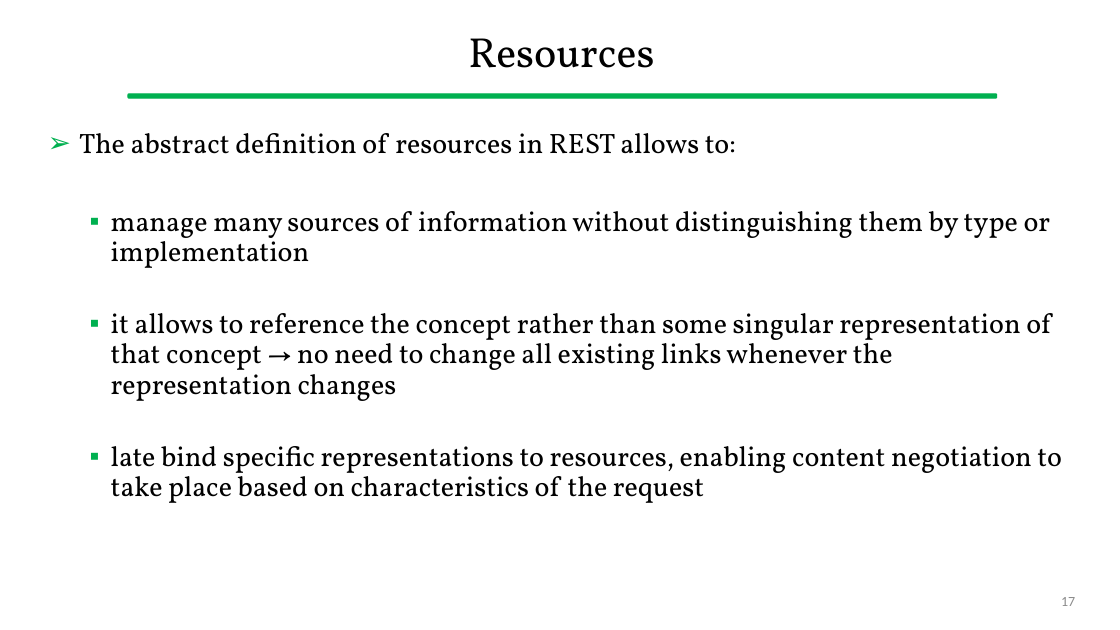
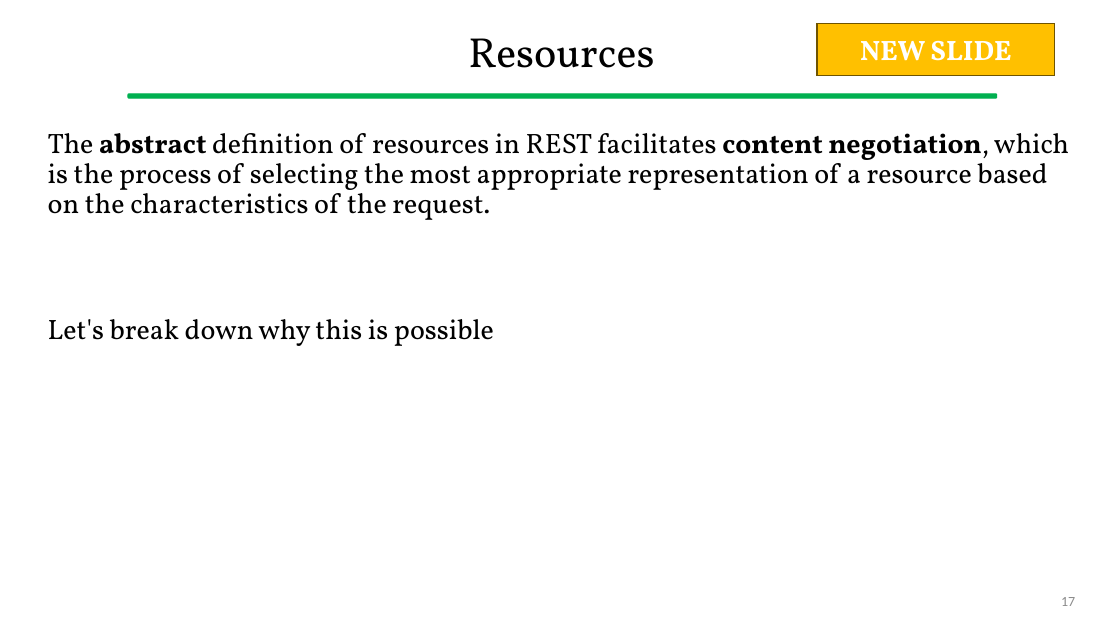
Before and after one commit to gcappon/bwthw, a slide deck: slide 17 of theory_06-representational-state-transfer/theory_06-representational-state-transfer.pptx. Drawn at 1120x630 pixels with LibreOffice and Linux fonts; fonts in the diff are those of the drawing. Boxes give left, top, right and bottom in pixels: in the first picture for what was removed or moved away, otherwise in the second. Text is boxed around its words. In the diff, an @@ line names an element or a change of style, - is before the commit and + after.

```diff
--- a/theory_06-representational-state-transfer/theory_06-representational-state-transfer.pptx
+++ b/theory_06-representational-state-transfer/theory_06-representational-state-transfer.pptx
@@ rectangle added at bbox=[818, 24, 1055, 75], fill #FFC000, outline #705400 1 pt, 24 pt, text #FFFFFF, bold @@
+NEW SLIDE
@@ text at bbox=[48, 133, 1069, 346]: text changed @@
-➢ The abstract definition of resources in REST allows to:
-  ▪ manage many sources of information without distinguishing them by type or implementation
-  ▪ it allows to reference the concept rather than some singular representation of that concept → no need to change all existing links whenever the representation changes
-  ▪ late bind specific representations to resources, enabling content negotiation to take place based on characteristics of the request
+The abstract definition of resources in REST facilitates content negotiation, which is the process of selecting the most appropriate representation of a resource based on the characteristics of the request.
+Let's break down why this is possible
```
Also in this commit, not shown: 2 slides added, 1 slide removed, 6 other files.
